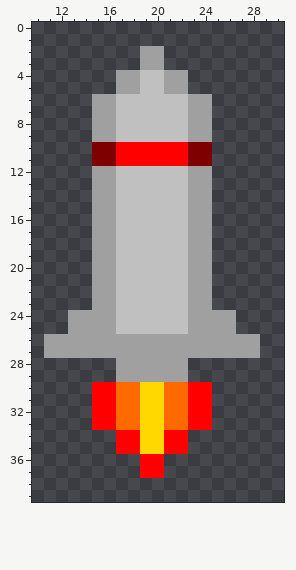
Two versions of one pixel-art sprite, Assets/Images/weapons/hud-icbm.png. This is how it looked before the edit.
The file is 40x40 pixels. Shown: x 10..30, y 0..39.
After the commit:
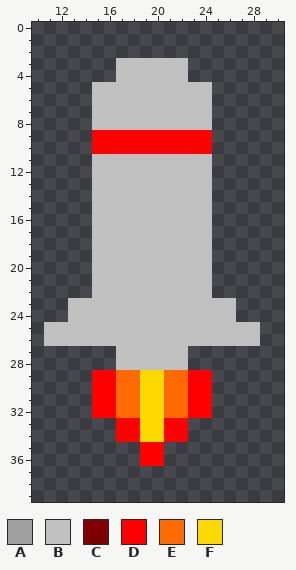
Palette (. is transparent): A #a0a0a0  B #c0c0c0  C #7f0000  D #ff0000  E #ff6a00  F #ffd800
Changes in this commit:
@@ x 10..30 @@
  1 .....................
- 2 .........AA..........
- 3 .........AA..........
- 4 .......AABBAA........
- 5 .......AABBAA........
- 6 .....AABBBBBBAA......
- 7 .....AABBBBBBAA......
- 8 .....AABBBBBBAA......
- 9 .....AABBBBBBAA......
-10 .....CCDDDDDDCC......
-11 .....CCDDDDDDCC......
-12 .....AABBBBBBAA......
-13 .....AABBBBBBAA......
-14 .....AABBBBBBAA......
-15 .....AABBBBBBAA......
-16 .....AABBBBBBAA......
-17 .....AABBBBBBAA......
-18 .....AABBBBBBAA......
-19 .....AABBBBBBAA......
-20 .....AABBBBBBAA......
-21 .....AABBBBBBAA......
-22 .....AABBBBBBAA......
-23 .....AABBBBBBAA......
-24 ...AAAABBBBBBAAAA....
-25 ...AAAABBBBBBAAAA....
-26 .AAAAAAAAAAAAAAAAAA..
-27 .AAAAAAAAAAAAAAAAAA..
-28 .......AAAAAA........
-29 .......AAAAAA........
+ 2 .....................
+ 3 .......BBBBBB........
+ 4 .......BBBBBB........
+ 5 .....BBBBBBBBBB......
+ 6 .....BBBBBBBBBB......
+ 7 .....BBBBBBBBBB......
+ 8 .....BBBBBBBBBB......
+ 9 .....DDDDDDDDDD......
+10 .....DDDDDDDDDD......
+11 .....BBBBBBBBBB......
+12 .....BBBBBBBBBB......
+13 .....BBBBBBBBBB......
+14 .....BBBBBBBBBB......
+15 .....BBBBBBBBBB......
+16 .....BBBBBBBBBB......
+17 .....BBBBBBBBBB......
+18 .....BBBBBBBBBB......
+19 .....BBBBBBBBBB......
+20 .....BBBBBBBBBB......
+21 .....BBBBBBBBBB......
+22 .....BBBBBBBBBB......
+23 ...BBBBBBBBBBBBBB....
+24 ...BBBBBBBBBBBBBB....
+25 .BBBBBBBBBBBBBBBBBB..
+26 .BBBBBBBBBBBBBBBBBB..
+27 .......BBBBBB........
+28 .......BBBBBB........
+29 .....DDEEFFEEDD......
 30 .....DDEEFFEEDD......
@@ x 13..26 @@
 32 ..DDEEFFEEDD..
-33 ..DDEEFFEEDD..
+33 ....DDFFDD....
 34 ....DDFFDD....
-35 ....DDFFDD....
+35 ......DD......
 36 ......DD......
-37 ......DD......
+37 ..............
 38 ..............
Changed places in both pictures, as pixel boxes (x1, y1, x2, y2):
changed: (44, 46, 260, 382)
changed: (92, 418, 212, 478)
